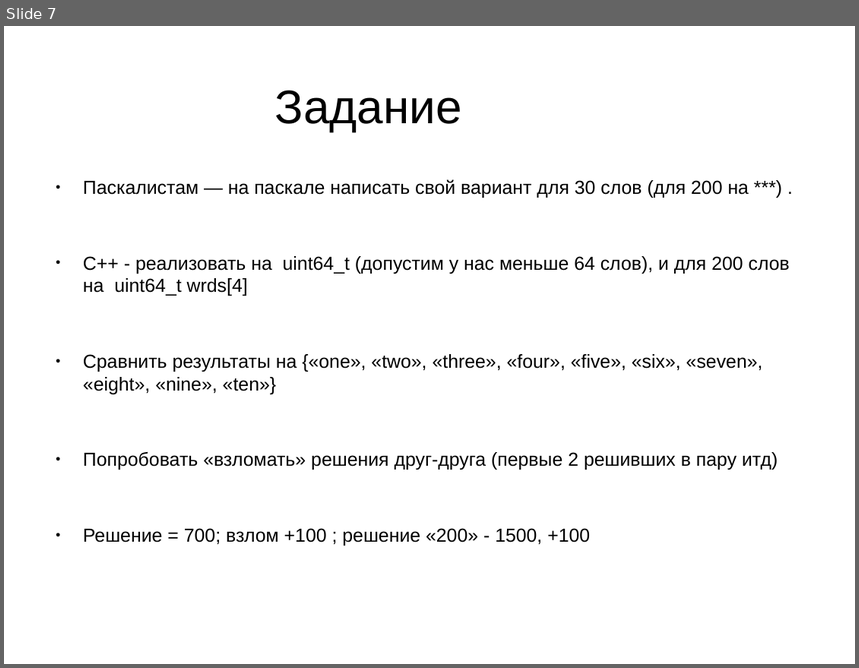
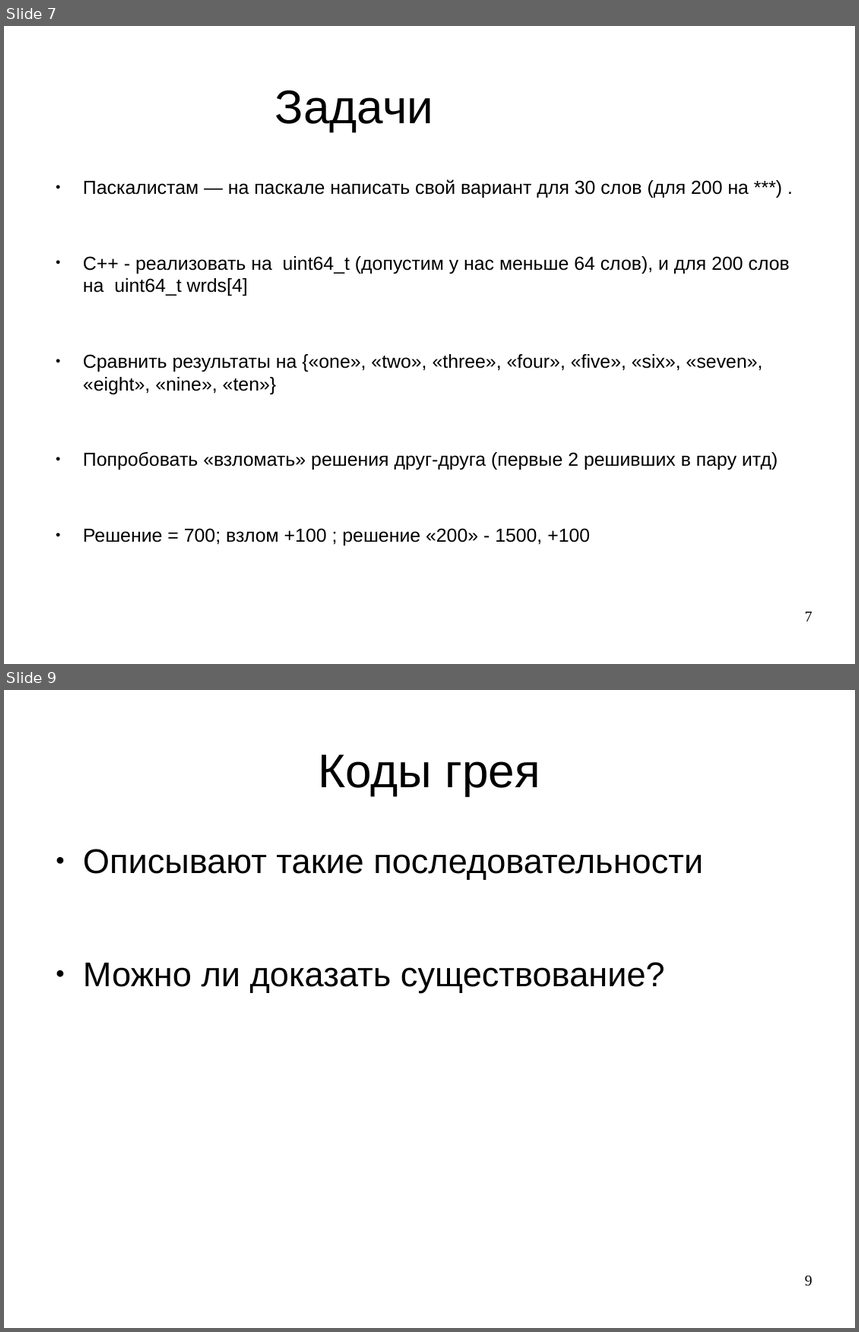
Before and after one commit to gritsulyak/School, a slide deck: 5/bagwords.odp. Shown one above the other, each under a label of ours: slide 7 before the commit, slides 7 and 9 after it; the slides between them are not shown. The pictures are 859x668 and 859x1332 pixels, drawn with LibreOffice and Linux fonts; fonts in the diff are those of the drawing. Boxes give left, top, right and bottom in pixels: in the first picture for what was removed or moved away, otherwise in the second. Text is boxed around its words. In the diff, an @@ line names an element or a change of style, - is before the commit and + after.

```diff
--- a/5/bagwords.odp
+++ b/5/bagwords.odp
@@ slide 9 added at [4,690,855,1328], background #FFFFFF @@
@@ title added at [318,755,541,796], 44 pt, text #000000 @@
+Коды грея
@@ text added at [83,849,703,992], 32 pt, text #000000 @@
+● Описывают такие последовательности
+● Можно ли доказать существование?
@@ page number added at [805,1276,813,1287], 14 pt, text #000000 @@
+9
@@ slide 7 changed as well @@
@@ title at [275,90,433,132]: text changed @@
-Задание
+Задачи
@@ page number added at [805,612,813,622], 14 pt, text #000000 @@
+7
```
Also in this commit, not shown: 6 other slides changed, 6 other slides added, 1 other file.
